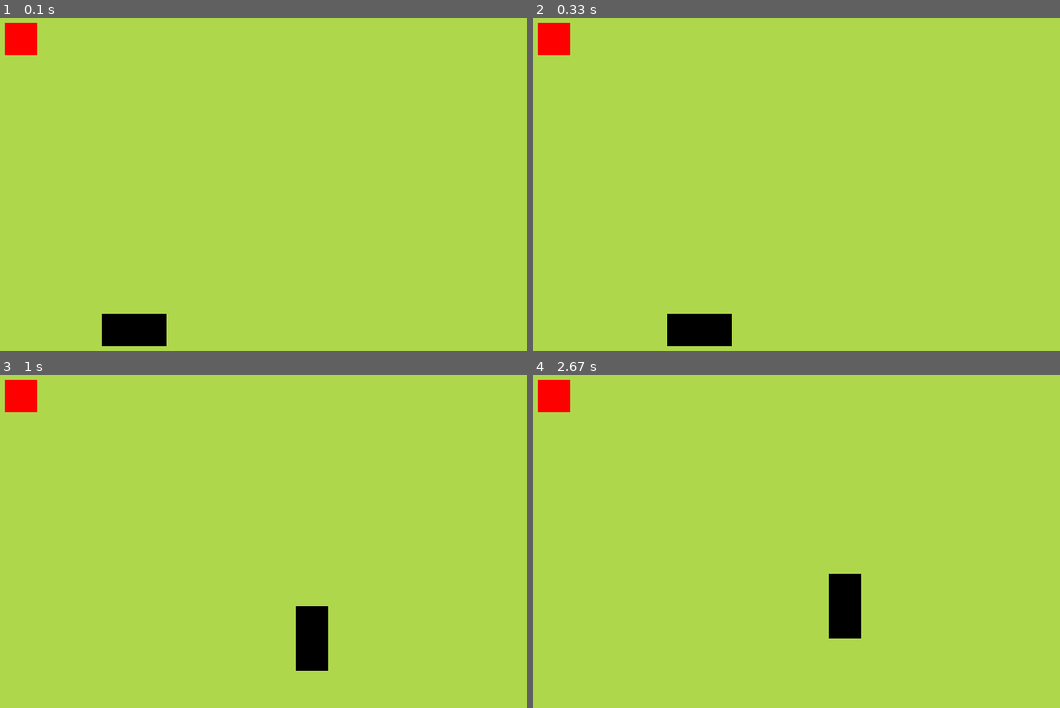
Above: before the commit, frames 1-4 (two rows, left to right).
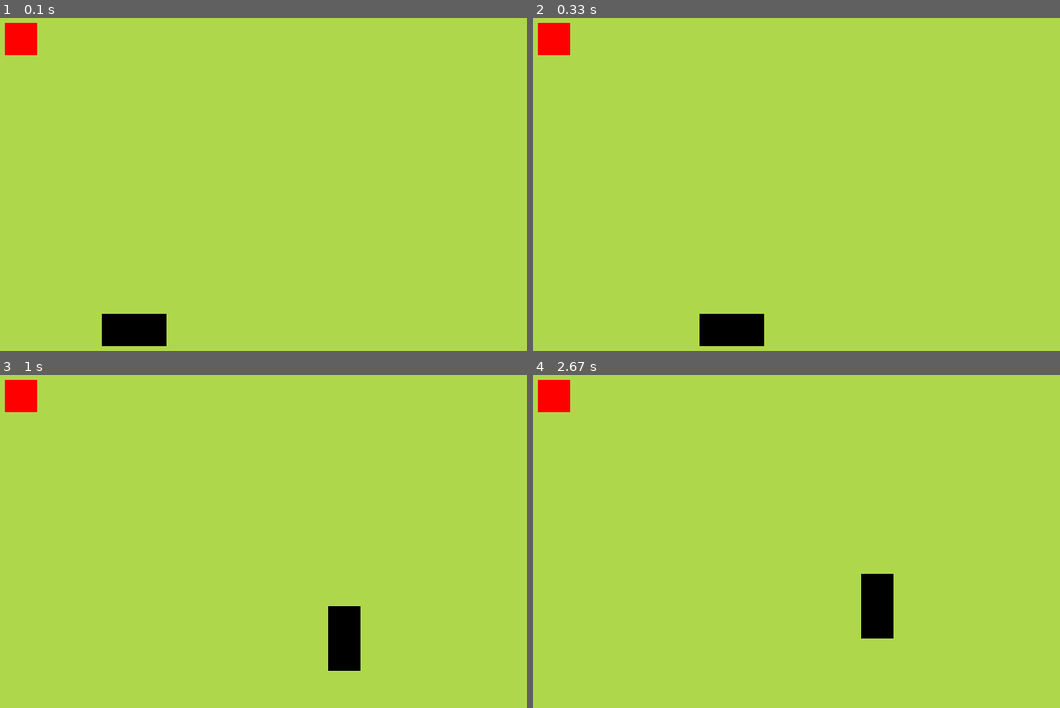
Above: after the commit, the same moments.

Repository: tenos200/snakePygame
Game: pygame game, started from snake.py
Same seed, same stepped clock (60 frames per second), same inputs: the game is played once before the commit and once after it.
Inputs:
- Up to frame 1 (0.1 s): no input
- Up to frame 2 (0.33 s): no input
- Up to frame 3 (1 s): hold Up from 0.83 s (still down)
- Up to frame 4 (2.67 s): release Up at 1.3 s; hold Right 1.33-1.8 s; hold Left 1.83-2.37 s; hold Down from 2.4 s (still down)

Frame 1 is identical in both runs. In frame 2, 1.2% of the frame differs, in the area x 25-44%, y 88-99%; in frame 3, 2.4%, in the area x 56-69%, y 69-89%; in frame 4, 2.4%.

Commit message:
Most of the game logic implemented

Diff:
--- a/snake.py
+++ b/snake.py
@@ -4,21 +4,25 @@
 import sys
 import random
 
-#next to implement, collision with snake and boarders
-#conditions:
-#1. snake hits itself
-#2. snake hist a wall
+#to do -
+#make sure that Snake cannot move right while moving left etc.
+#add game over screen
+#add score
+#add graphics to snake
+#add graphics to apple
 
 
 class Snake:
     def __init__(self):
-        self.body = [v2(5, 10), v2(6, 10)]
+        self.body = [v2(6, 10), v2(5, 10)]
         self.movement = v2(1, 0)
         self.grow = False
 
     def draw_snake(self):
         for block in self.body:
-            snake_rect = pg.Rect(block.x * cell_size, block.y * cell_size, cell_size, cell_size)
+            snake_rect = pg.Rect(block.x * cell_size, block.y * cell_size,
+                    cell_size, cell_size)
+
             pg.draw.rect(board, (0, 0, 0), snake_rect)
 
     def move_snake(self):
@@ -43,7 +47,9 @@
         self.new_position()
 
     def place_food(self):
-        food_rect = pg.Rect(self.vector.x * cell_size, self.vector.y * cell_size, cell_size, cell_size)
+        food_rect = pg.Rect(self.vector.x * cell_size,
+                self.vector.y * cell_size, cell_size, cell_size)
+
         pg.draw.rect(board, (255, 0, 0), food_rect)
 
     def new_position(self):
@@ -73,9 +79,15 @@
             self.snake.grow_snake()
 
     def check_boundary(self):
-        if (self.snake.body[0].x >= cell_number or self.snake.body[0].x < 0) or (self.snake.body[0].y >= 20 or self.snake.body[0].y < 0):
+        if (self.snake.body[0].x >= cell_number or self.snake.body[0].x < 0):
             self.game_over()
-        #1. snake hits itself - Not done
+        if (self.snake.body[0].y >= cell_number or self.snake.body[0].y < 0):
+            self.game_over()
+
+        for block in self.snake.body[1:]:
+            if block == self.snake.body[0]:
+                self.game_over()
+
     def game_over(self):
             pg.quit()
             sys.exit()
